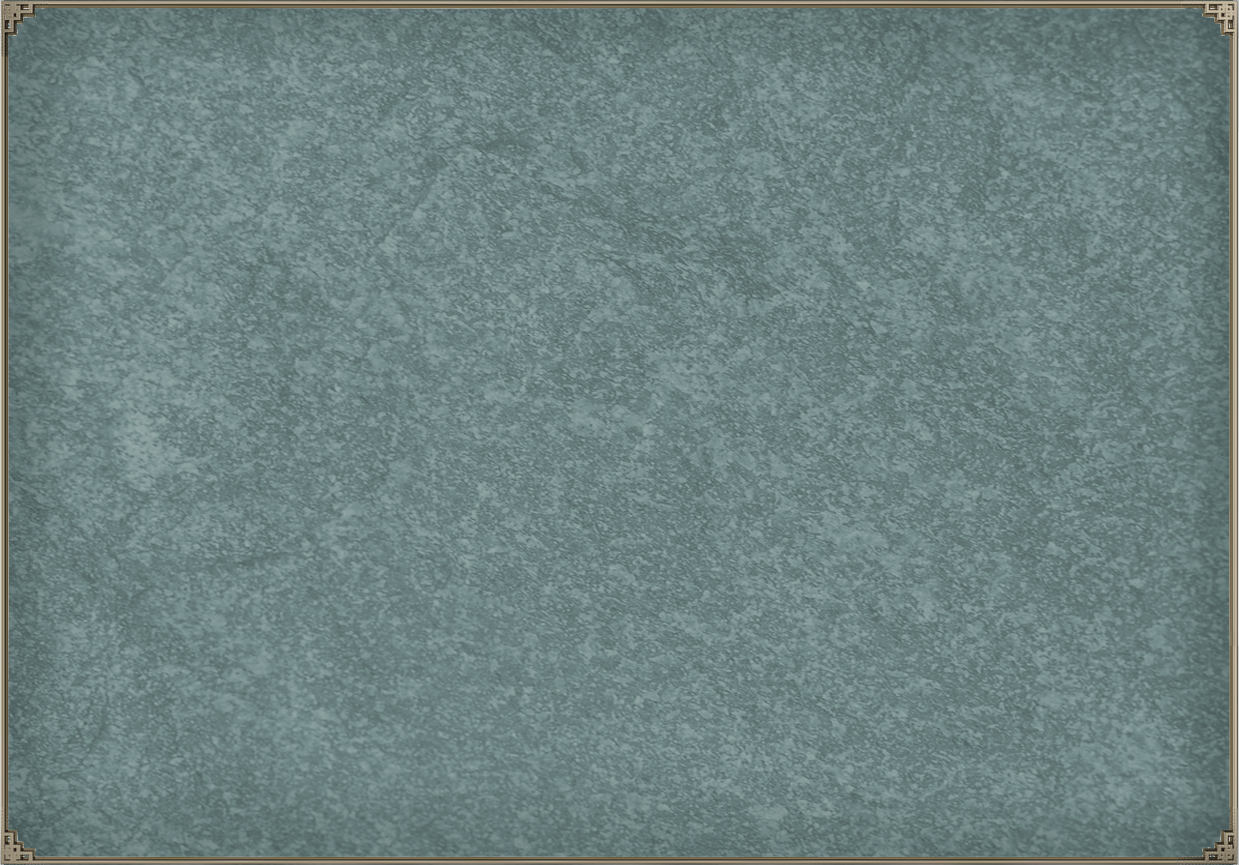
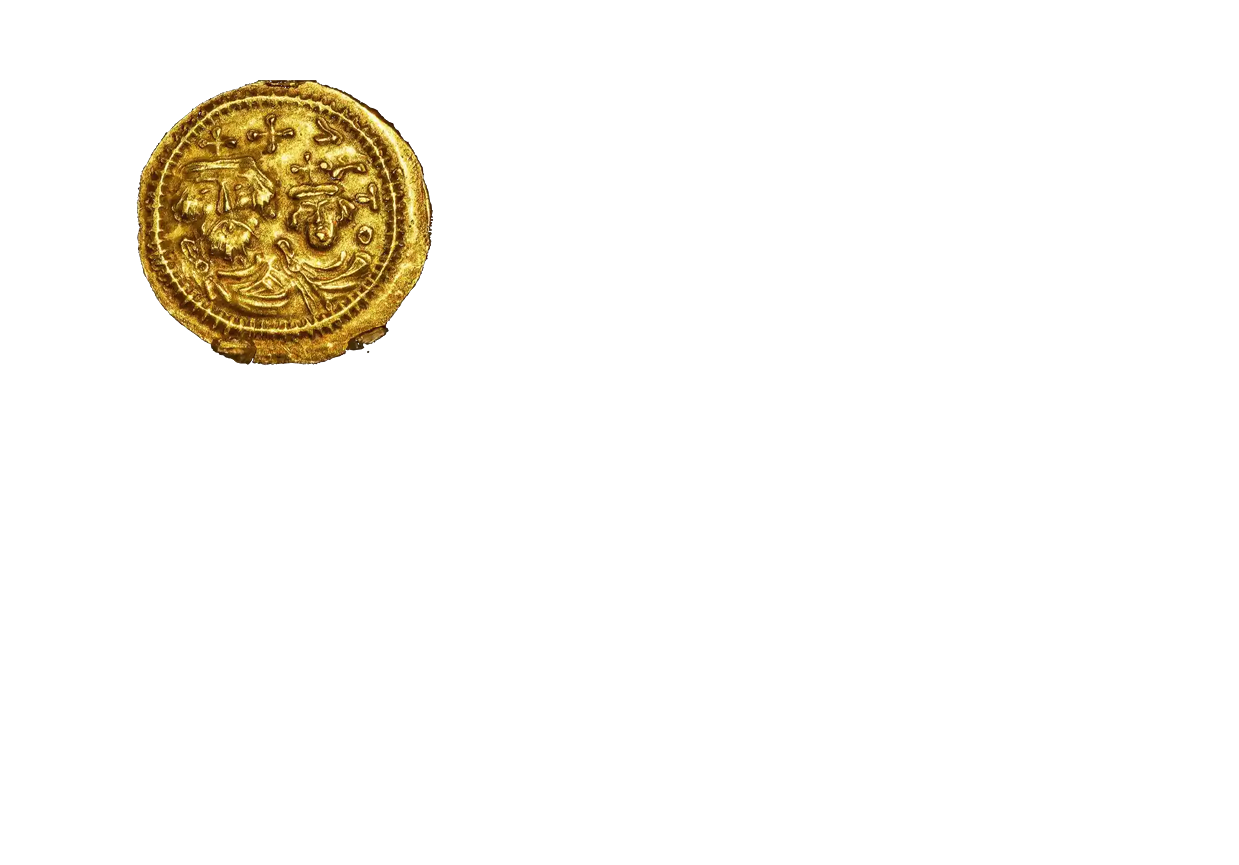
Revision of a layered w=1239, h=865 image; what changed, layer by layer:
renamed "图层8" to "图层14", moved it into group "图层组2", painted on it over (0, 0, 1239, 865)
moved "图层15" into group "图层组1", painted on it over (0, 0, 1239, 865)
moved "图层9" into group "图层组1" over (4, 0, 1234, 865)
added group "图层组3" with 6 layers above "图层1" over (136, 80, 1039, 666)
added layer "图层19" in group "图层组3" over (136, 80, 434, 366)
renamed "图层4" to "图层13", showed it, moved it into group "图层组3", painted on it over (136, 80, 674, 460)
